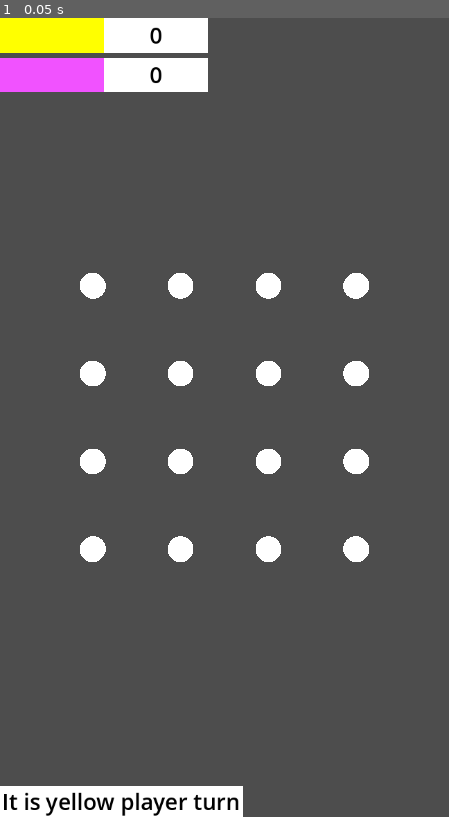
Above: before the commit, frame 1.
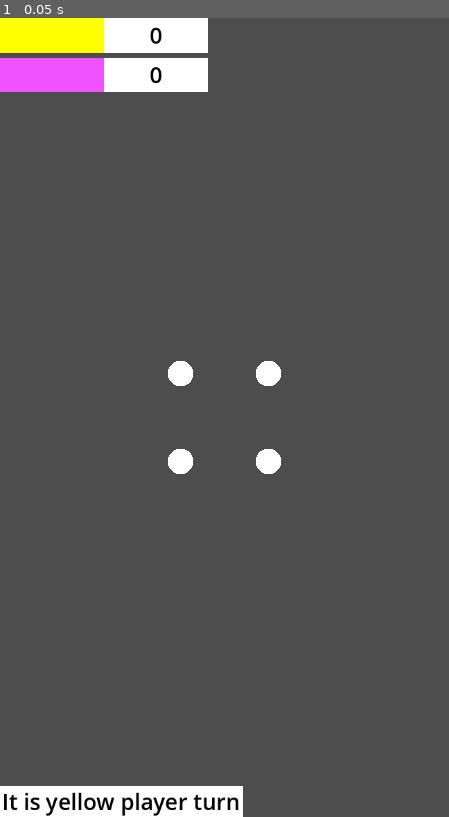
Above: after the commit, the same moment.

Repository: Owlrazum/Dots-and-Boxes
Game: Godot game, scene res://game_logic/game.tscn
Two runs of this game, one before a commit and one after it. Both use one fixed random seed, a clock stepped at 60 frames per second and the inputs below. This scene is started directly instead of the project's main scene.
Inputs:
- Up to frame 1 (0.05 s): no input

The runs differ from the first frame. In frame 1, 1.8% of the frame differs, in the area x 17-83%, y 31-69%.
Error before the commit: Invalid access to property or key '<null>' on a base object of type 'Array'. (res://game_logic/manager.gd:93)
Error after the commit: Invalid access to property or key '<null>' on a base object of type 'Array'. (res://game_logic/manager.gd:120)

Commit message:
scenes setup

Diff:
--- a/game_logic/bubble_sort.gd
+++ b/game_logic/bubble_sort.gd
@@ -55,7 +55,7 @@
 	var c1 = element_cards[e1]
 	var c2 = element_cards[e2]
 
-	var current_tween = get_tree().create_tween()
+	current_tween = get_tree().create_tween()
 	current_tween.set_ease(Tween.EASE_IN_OUT).set_trans(Tween.TRANS_QUAD).set_parallel(true)
 	current_tween.tween_callback(func():
 		c1.color = Color.ORANGE_RED
--- a/game_logic/game.tscn
+++ b/game_logic/game.tscn
@@ -9,9 +9,13 @@
 [sub_resource type="StyleBoxFlat" id="StyleBoxFlat_66rim"]
 bg_color = Color(1, 1, 1, 1)
 
+[sub_resource type="StyleBoxFlat" id="StyleBoxFlat_cal6p"]
+bg_color = Color(1, 1, 1, 1)
+
 [node name="Game" type="Node" node_paths=PackedStringArray("selection", "vertices_parent", "edges_parent", "faces_parent")]
 script = ExtResource("1_tgwwa")
 selection = NodePath("Camera3D/Selection")
+dims = Vector2i(2, 2)
 gap = 2.0
 vertex_size = 1.0
 vertices_parent = NodePath("Vertices")
@@ -152,3 +156,29 @@
 text = "YOU WIN!"
 horizontal_alignment = 1
 vertical_alignment = 1
+
+[node name="Restart" type="Button" parent="Control/GameOver"]
+layout_mode = 0
+offset_left = 8.0
+offset_top = 104.0
+offset_right = 264.0
+offset_bottom = 232.0
+theme_override_colors/font_color = Color(0, 0, 0, 1)
+theme_override_font_sizes/font_size = 32
+theme_override_styles/normal = SubResource("StyleBoxFlat_cal6p")
+text = "Restart"
+
+[node name="Quit" type="Button" parent="Control/GameOver"]
+layout_mode = 0
+offset_left = 408.0
+offset_top = 104.0
+offset_right = 664.0
+offset_bottom = 232.0
+theme_override_colors/font_color = Color(0, 0, 0, 1)
+theme_override_font_sizes/font_size = 32
+theme_override_styles/normal = SubResource("StyleBoxFlat_cal6p")
+text = "Quit
+"
+
+[connection signal="pressed" from="Control/GameOver/Restart" to="." method="on_Restart_pressed"]
+[connection signal="pressed" from="Control/GameOver/Quit" to="." method="on_Quit_pressed"]
--- a/game_logic/manager.gd
+++ b/game_logic/manager.gd
@@ -57,6 +57,33 @@
 		selection.can_select = PlayerList.local_player_index == player_turn
 		whose_turn.text = whose_turn_msgs[player_turn]
 	made_face = false
+
+@rpc("reliable", "any_peer", "call_local")
+func restart():
+	for e in edges:
+		for b in e:
+			b = 0
+	for e in edges_parent.get_children():
+		e.queue_free()
+
+	for f in faces:
+		f = 0
+	for f in faces_parent.get_children():
+		f.queue_free()
+
+	selected_vertex = null
+	made_face = false
+	player_turn = 0
+	scores = [0, 0]
+	score_labels[0].text = str(0)
+	score_labels[1].text = str(0)
+	whose_turn.text = whose_turn_msgs[player_turn]
+	selection.can_select = PlayerList.local_player_index == player_turn
+	game_over.visible = false
+
+@rpc("reliable", "any_peer", "call_local")
+func quit():
+	SceneSwitcher.call_deferred("load_menu_deferred")
 
 func _ready():
 	var delta = (vertex_size + gap) * Vector3(1, 0, 1)
@@ -204,3 +231,10 @@
 	scores[player] += 1
 	score_labels[player].text = str(scores[player])
 	made_face = true
+
+
+func on_Restart_pressed():
+	restart.rpc()
+
+func on_Quit_pressed():
+	quit.rpc()
--- a/game_logic/scene_switcher.gd
+++ b/game_logic/scene_switcher.gd
@@ -1,25 +1,36 @@
 extends Node
-
-signal game_scene_loaded
 
 var connect_scene_packed = preload("res://game_logic/connect.tscn")
 var game_scene_packed = preload("res://game_logic/game.tscn")
 
 var connect_scene
+var game_scene
 
 # should be called as deferred
 func load_game_deferred():
 	var root = get_tree().root
 	connect_scene = root.get_child(root.get_child_count() - 1)
 	connect_scene.visible = false
+	print(";loading game")
 
-	var game_scene = game_scene_packed.instantiate()
+	game_scene = game_scene_packed.instantiate()
 	root.add_child(game_scene)
 
 	# Optionally, to make it compatible with the SceneTree.change_scene_to_file() API.
 	get_tree().current_scene = game_scene
 
-	game_scene_loaded.emit()
+	await get_tree().create_timer(5).timeout
+	connect_scene.free()
+
+func load_menu_deferred():
+	var root = get_tree().root
+	game_scene.visible = false
+
+	connect_scene = connect_scene_packed.instantiate()
+	root.add_child(connect_scene)
+
+	# Optionally, to make it compatible with the SceneTree.change_scene_to_file() API.
+	get_tree().current_scene = connect_scene
 
 	await get_tree().create_timer(5).timeout
-	connect_scene.free()
+	game_scene.free()
Not shown: 1 places in game_logic/game.tscn that only renumber resources
